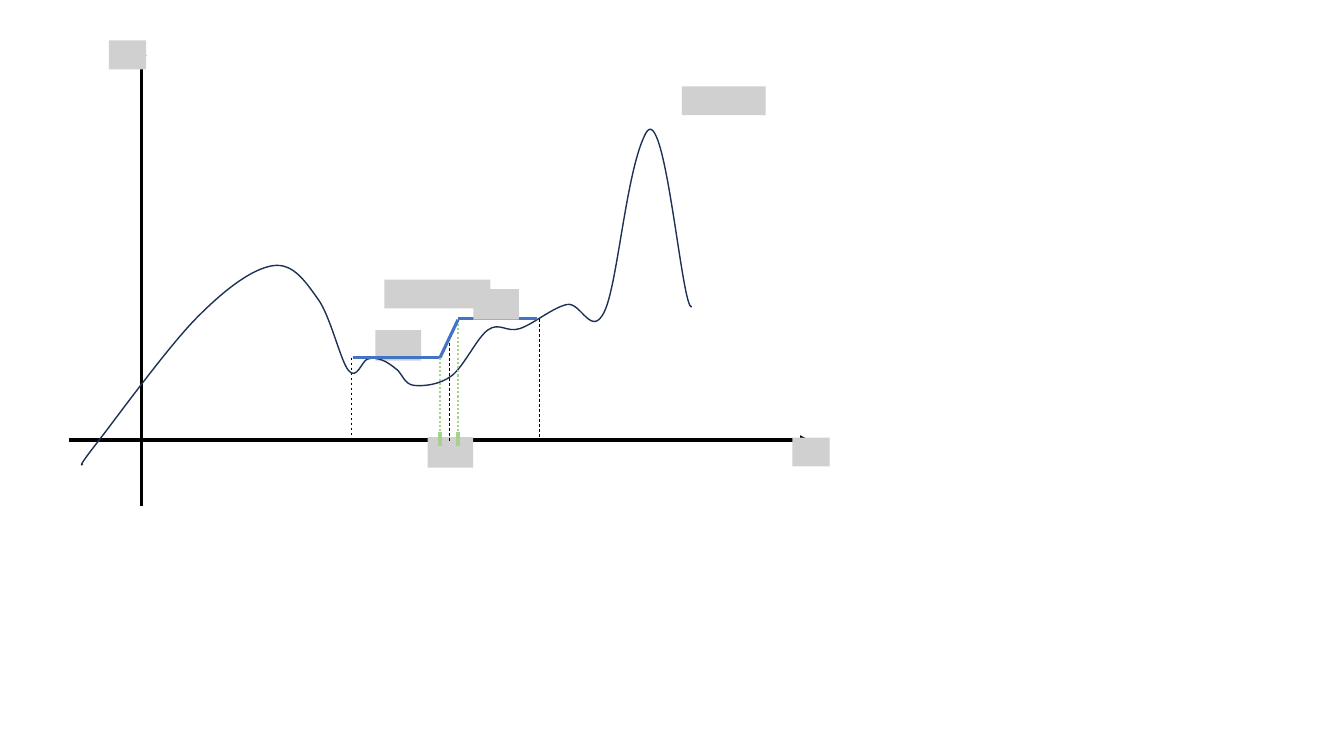
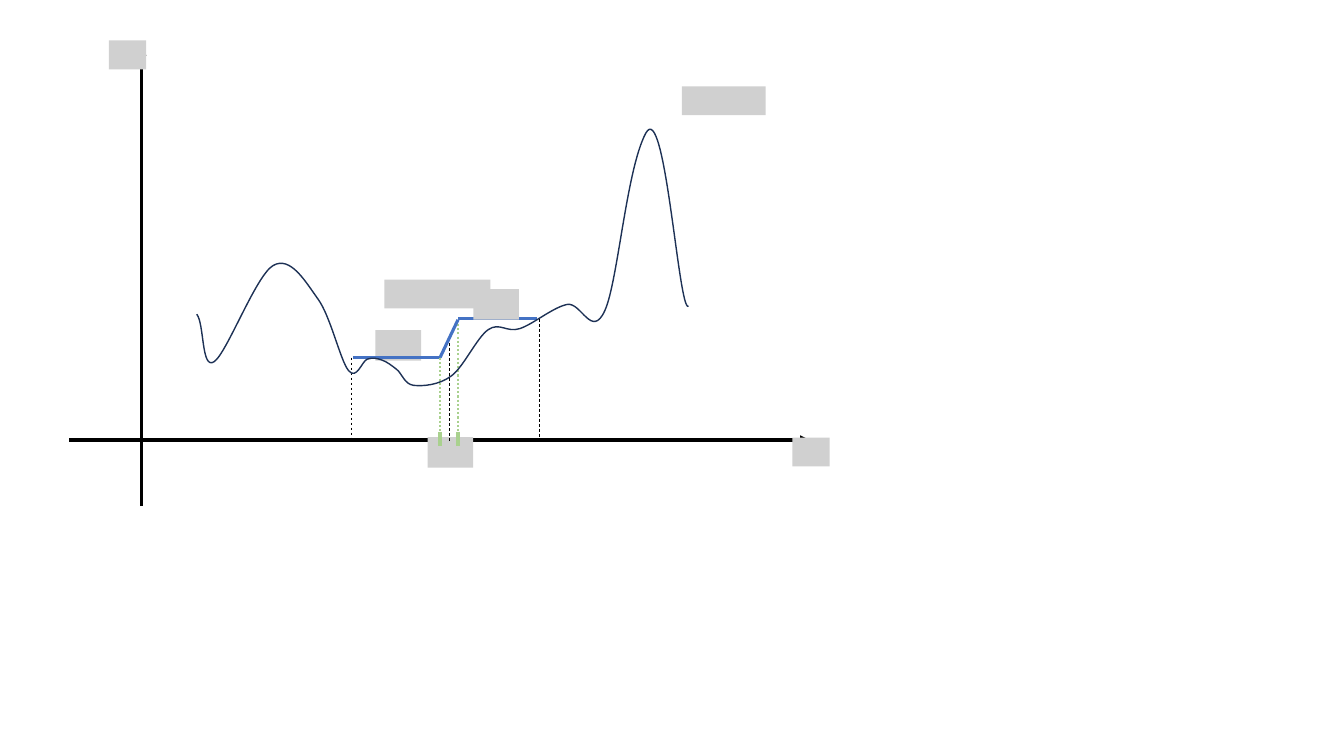
Before and after one commit to govin08/govin08.github.io, a slide deck: slide 4 of images/2024-10-25-Fourier_A1/Fourier_A1.pptx. Drawn at 1344x756 pixels with LibreOffice and Linux fonts; fonts in the diff are those of the drawing; grey boxes stand for pictures. Boxes give left, top, right and bottom in pixels: in the first picture for what was removed or moved away, otherwise in the second. Text is boxed around its words. In the diff, an @@ line names an element or a change of style, - is before the commit and + after.

```diff
--- a/images/2024-10-25-Fourier_A1/Fourier_A1.pptx
+++ b/images/2024-10-25-Fourier_A1/Fourier_A1.pptx
@@ freeform shape: place and size @@
-freeform shape at (82,129,693,465)
+freeform shape at (197,129,689,385)
```
Also in this commit, not shown: 1 other slide changed, 3 other files.
